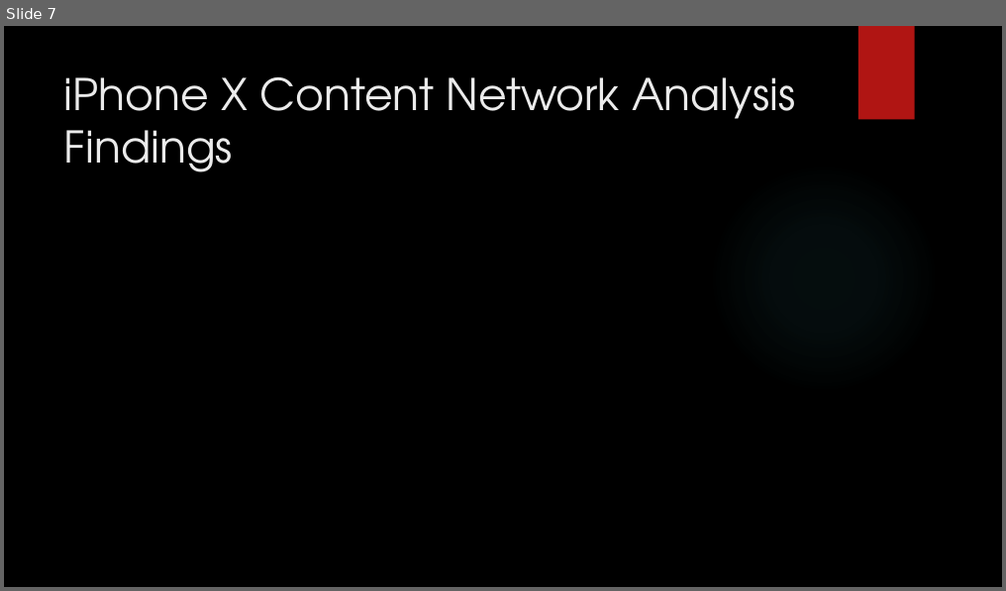
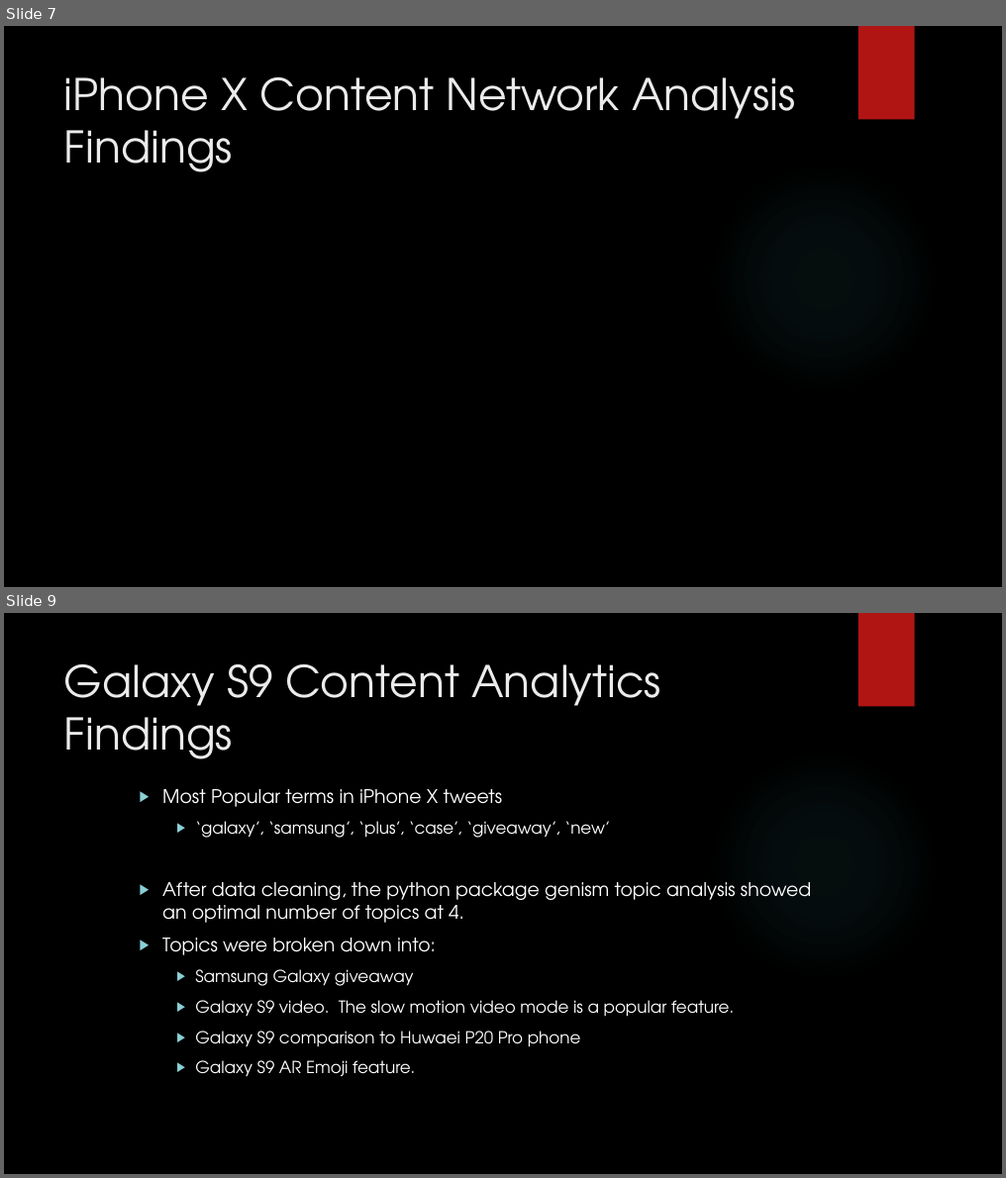
Before and after one commit to kevinbsc/FinalProject, a slide deck: FINAL_presentation_iphone_galaxy.pptx. Shown one above the other, each under a label of ours: slide 7 before the commit, slides 7 and 9 after it; the slides between them are not shown. The pictures are 1006x591 and 1006x1178 pixels, drawn with LibreOffice and Linux fonts; fonts in the diff are those of the drawing; background and template pictures are left out. Boxes give left, top, right and bottom in pixels: in the first picture for what was removed or moved away, otherwise in the second. Text is boxed around its words. In the diff, an @@ line names an element or a change of style, - is before the commit and + after.

Commit message:
Add files via upload
Updated with Galaxy S9

```diff
--- a/FINAL_presentation_iphone_galaxy.pptx
+++ b/FINAL_presentation_iphone_galaxy.pptx
@@ slide 9 added at box(4, 613, 1002, 1174), background picture (left out); not listed: 2 template elements that a slide beside it also shows @@
@@ title added at box(64, 664, 661, 760), 42 pt, text #EBEBEB @@
+Galaxy S9 Content Analytics Findings
@@ text added at box(162, 789, 811, 1077), 16 pt, text #FFFFFF @@
+  ▶ Most Popular terms in iPhone X tweets
+    ▶ ‘galaxy’, ‘samsung’, ‘plus’, ‘case’, ‘giveaway’, ‘new’
+  ▶ After data cleaning, the python package genism topic analysis showed an optimal number of topics at 4.
+  ▶ Topics were broken down into:
+    ▶ Samsung Galaxy giveaway
+    ▶ Galaxy S9 video. The slow motion video mode is a popular feature.
+    ▶ Galaxy S9 comparison to Huwaei P20 Pro phone
+    ▶ Galaxy S9 AR Emoji feature.
```
Also in this commit, not shown: 5 other slides added.
